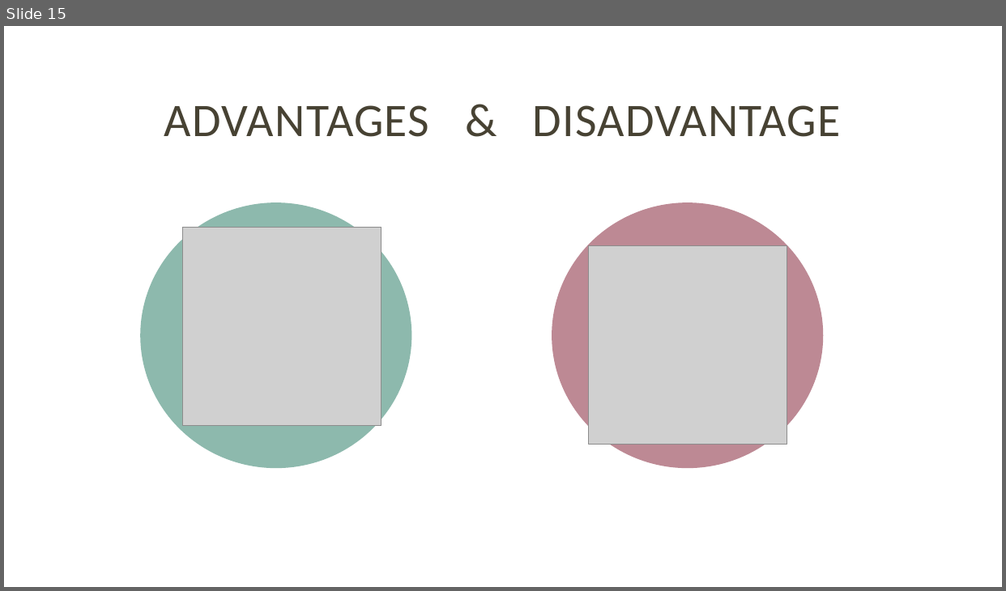
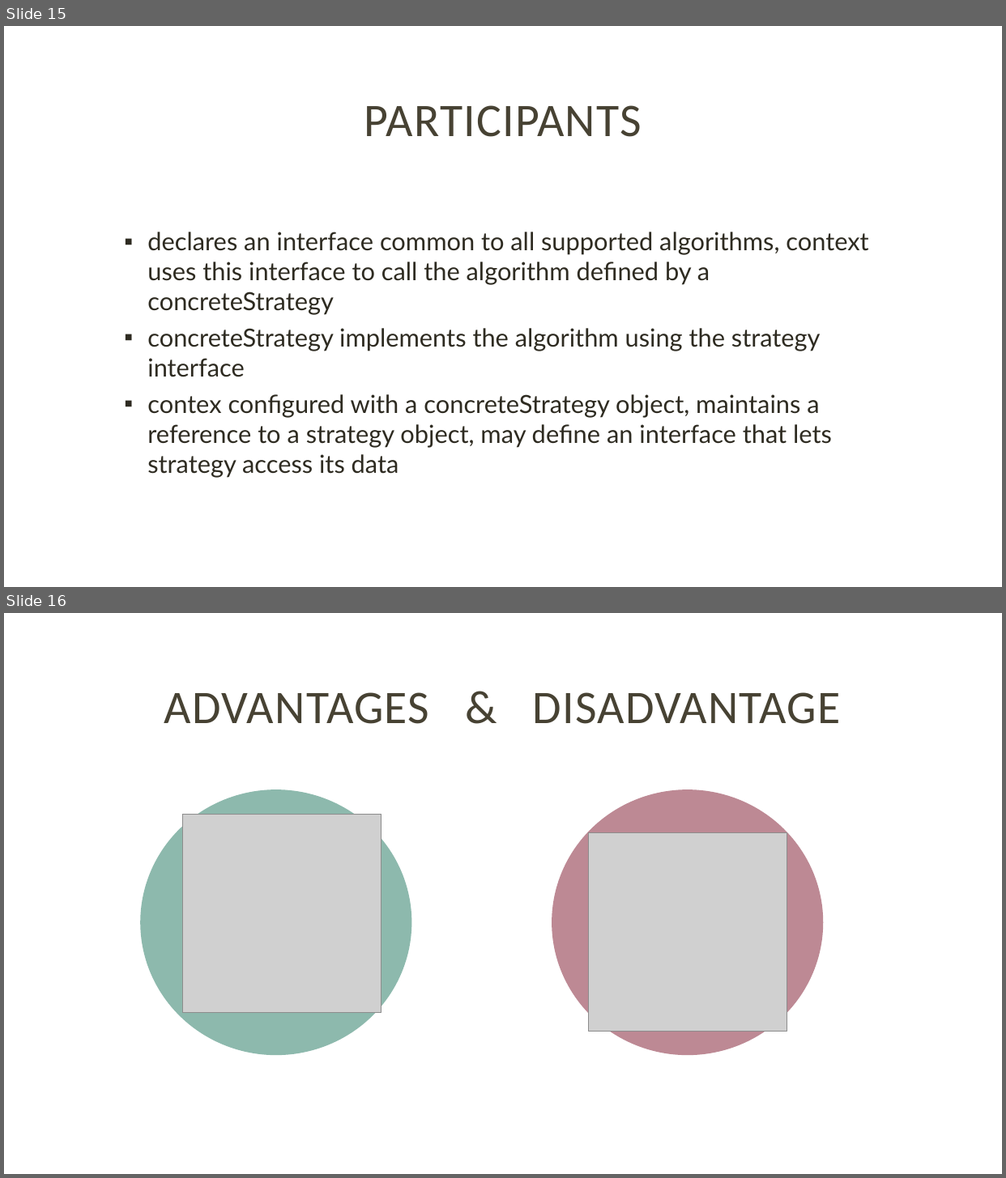
Before and after one commit to ntninh18/crossy-road, a slide deck: seminar/StrategyPattern.pptx. Shown one above the other, each under a label of ours: slide 15 before the commit, slides 15 and 16 after it. The pictures are 1006x591 and 1006x1178 pixels, drawn with LibreOffice and Linux fonts; fonts in the diff are those of the drawing; grey boxes stand for pictures. Boxes give left, top, right and bottom in pixels: in the first picture for what was removed or moved away, otherwise in the second. Text is boxed around its words. In the diff, an @@ line names an element or a change of style, - is before the commit and + after.

```diff
--- a/seminar/StrategyPattern.pptx
+++ b/seminar/StrategyPattern.pptx
@@ slide 15 added at (4,26,1002,587), background #FFFFFF @@
@@ title added at (364,105,641,137), 45 pt, text #474233 @@
+PARTICIPANTS
@@ text added at (147,232,868,478), 24 pt, text #2E2B21 @@
+▪ declares an interface common to all supported algorithms, context uses this interface to call the algorithm defined by a concreteStrategy
+▪ concreteStrategy implements the algorithm using the strategy interface
+▪ contex configured with a concreteStrategy object, maintains a reference to a strategy object, may define an interface that lets strategy access its data
@@ what was slide 15 is now slide 16 @@
```
Also in this commit, not shown: 4 slides changed, 1 other file.
